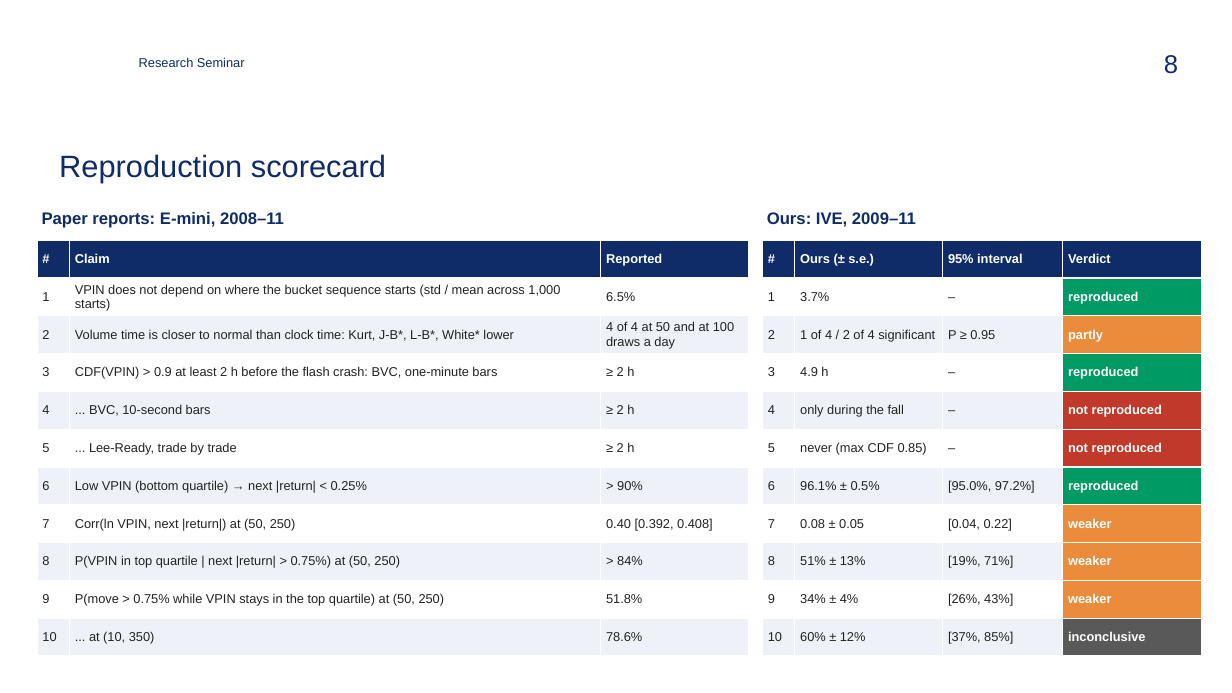
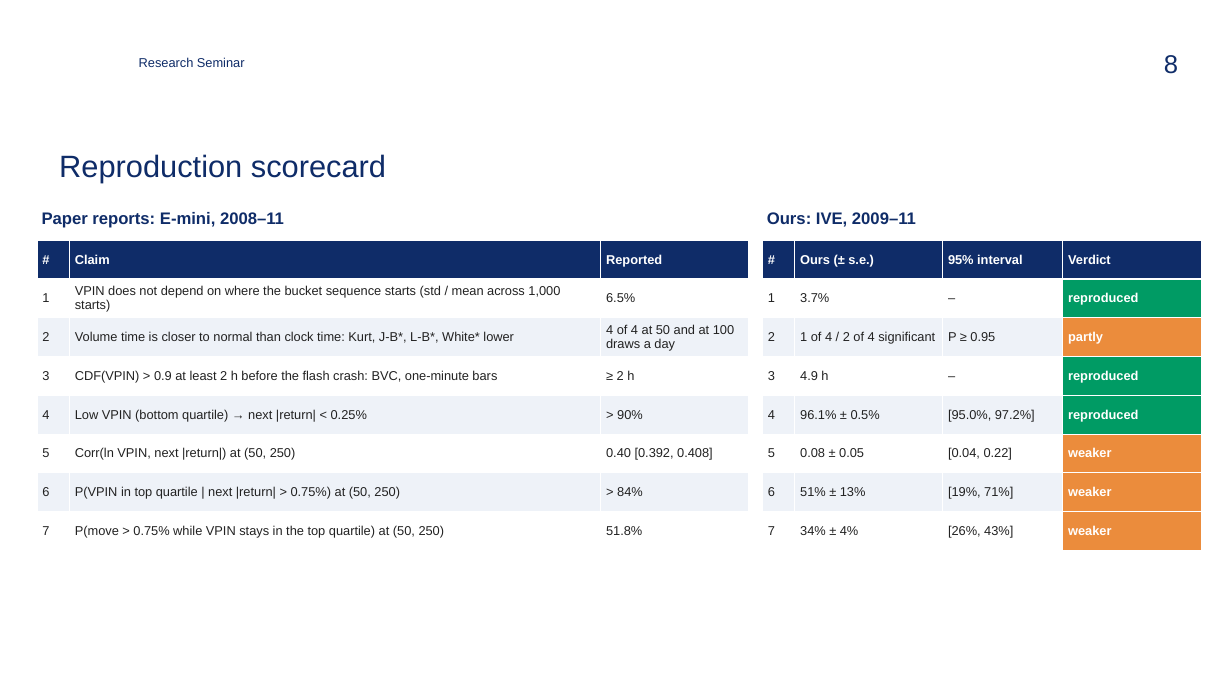
Before and after one commit to zavaz5/flow-toxicity-vpin, a slide deck: slide 8 of docs/presentation.pptx. Drawn at 1232x693 pixels with LibreOffice and Linux fonts; fonts in the diff are those of the drawing; background and template pictures are left out. Boxes give left, top, right and bottom in pixels: in the first picture for what was removed or moved away, otherwise in the second. Text is boxed around its words. In the diff, an @@ line names an element or a change of style, - is before the commit and + after.

```diff
--- a/docs/presentation.pptx
+++ b/docs/presentation.pptx
@@ table at [37, 240, 749, 551] @@
-row 5: 4 | ... BVC, 10-second bars | ≥ 2 h
-row 6: 5 | ... Lee-Ready, trade by trade | ≥ 2 h
-row 7: 6 | Low VPIN (bottom quartile) → next |return| < 0.25% | > 90%
-row 8: 7 | Corr(ln VPIN, next |return|) at (50, 250) | 0.40 [0.392, 0.408]
-row 9: 8 | P(VPIN in top quartile | next |return| > 0.75%) at (50, 250) | > 84%
-row 10: 9 | P(move > 0.75% while VPIN stays in the top quartile) at (50, 250) | 51.8%
-row 11: 10 | ... at (10, 350) | 78.6%
+row 5: 4 | Low VPIN (bottom quartile) → next |return| < 0.25% | > 90%
+row 6: 5 | Corr(ln VPIN, next |return|) at (50, 250) | 0.40 [0.392, 0.408]
+row 7: 6 | P(VPIN in top quartile | next |return| > 0.75%) at (50, 250) | > 84%
+row 8: 7 | P(move > 0.75% while VPIN stays in the top quartile) at (50, 250) | 51.8%
@@ table at [762, 240, 1202, 551] @@
-row 5: 4 | only during the fall | – | not reproduced
-row 6: 5 | never (max CDF 0.85) | – | not reproduced
-row 7: 6 | 96.1% ± 0.5% | [95.0%, 97.2%] | reproduced
-row 8: 7 | 0.08 ± 0.05 | [0.04, 0.22] | weaker
-row 9: 8 | 51% ± 13% | [19%, 71%] | weaker
-row 10: 9 | 34% ± 4% | [26%, 43%] | weaker
-row 11: 10 | 60% ± 12% | [37%, 85%] | inconclusive
+row 5: 4 | 96.1% ± 0.5% | [95.0%, 97.2%] | reproduced
+row 6: 5 | 0.08 ± 0.05 | [0.04, 0.22] | weaker
+row 7: 6 | 51% ± 13% | [19%, 71%] | weaker
+row 8: 7 | 34% ± 4% | [26%, 43%] | weaker
```
Also in this commit, not shown: 6 other files.
